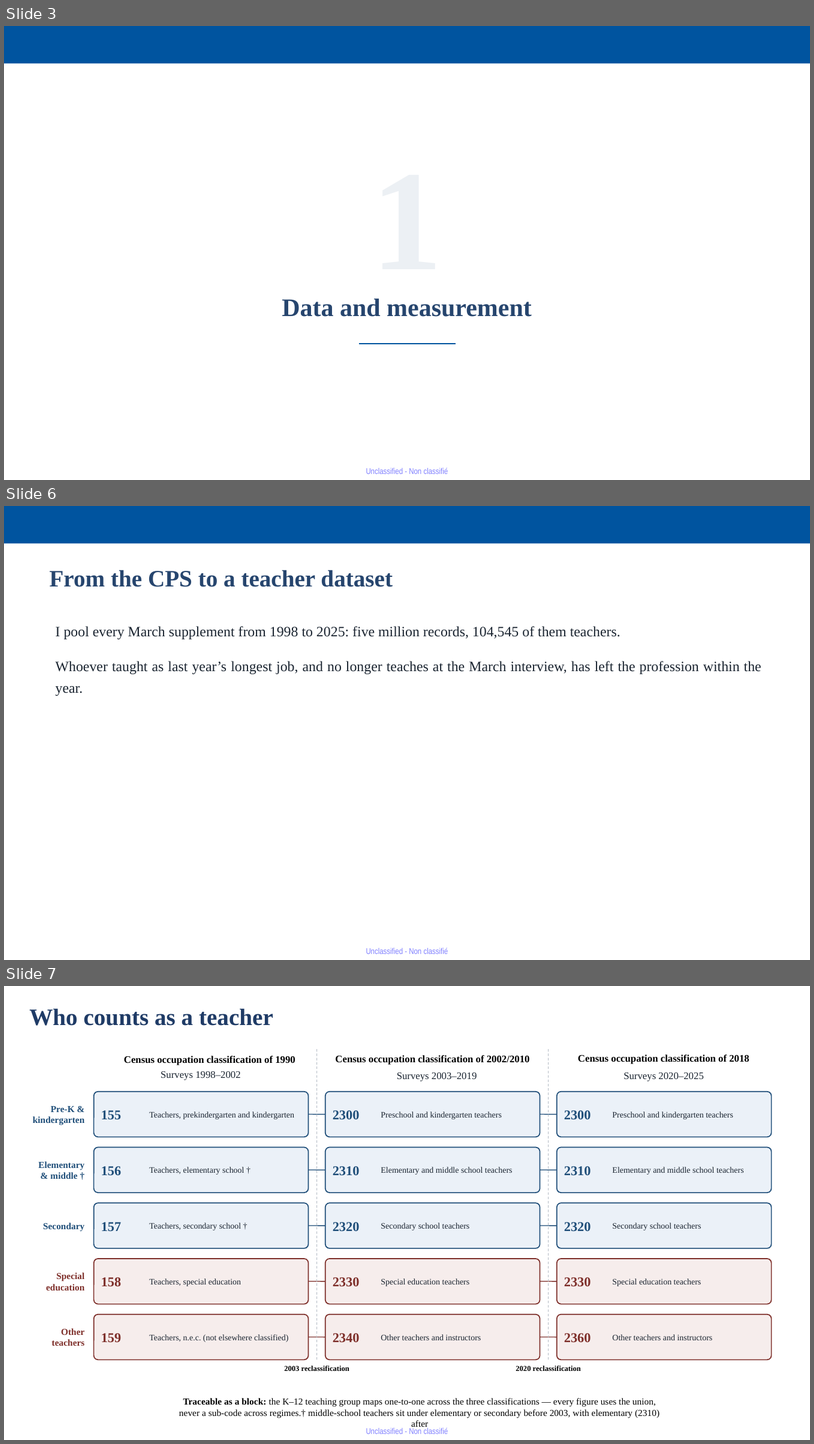
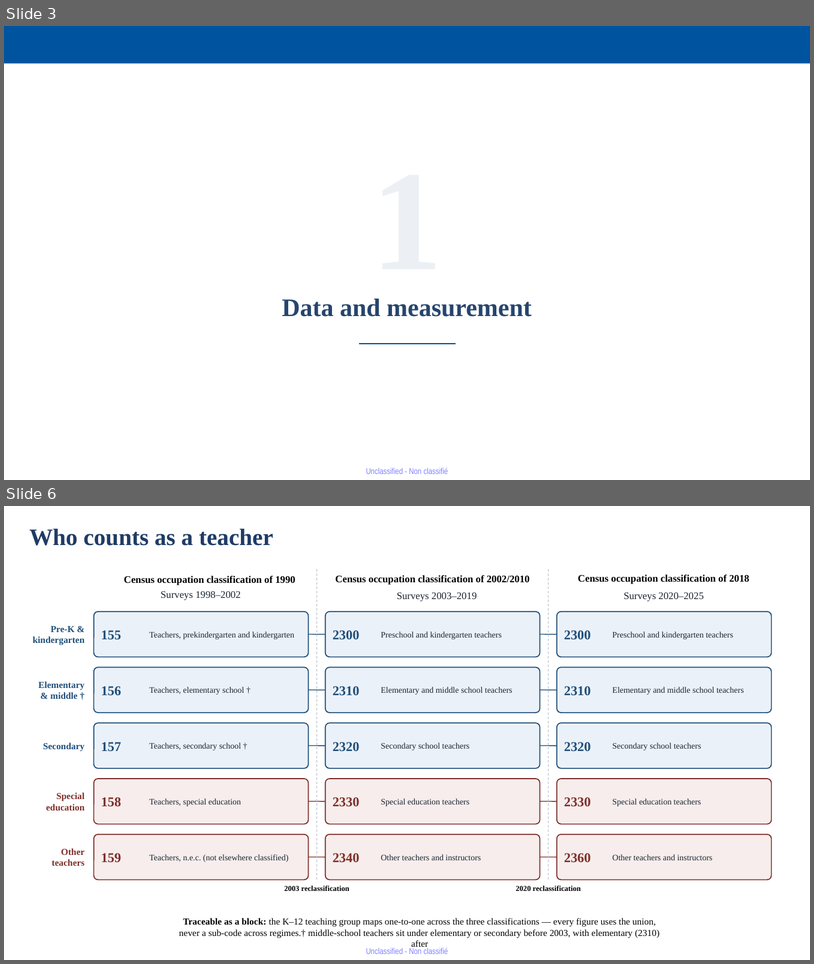
Before and after one commit to jedr1-ship-it/Alternative-Pathways----Quant, a slide deck: report/Proyect_US_v4.pptx. Shown one above the other, each under a label of ours: slides 3, 6 and 7 before the commit, slides 3 and 6 after it; the slides between them are not shown. The pictures are 814x1444 and 814x964 pixels, drawn with LibreOffice and Linux fonts; fonts in the diff are those of the drawing. Boxes give left, top, right and bottom in pixels: in the first picture for what was removed or moved away, otherwise in the second. Text is boxed around its words. In the diff, an @@ line names an element or a change of style, - is before the commit and + after.

```diff
--- a/report/Proyect_US_v4.pptx
+++ b/report/Proyect_US_v4.pptx
@@ slide 6 removed at (4,506,810,960), background #FFFFFF; not listed: 1 template element that a slide beside it also shows @@
@@ rectangle removed at (4,506,810,544) @@
@@ text removed at (50,570,393,587) @@
-From the CPS to a teacher dataset
@@ text removed at (56,626,762,696) @@
-I pool every March supplement from 1998 to 2025: five million records, 104,545 of them teachers.
-Whoever taught as last year’s longest job, and no longer teaches at the March interview, has left the profession within the year.
@@ what was slide 7 is now slide 6 @@
```
Also in this commit, not shown: 3 slides changed, 3 slides added, 1 other file.
